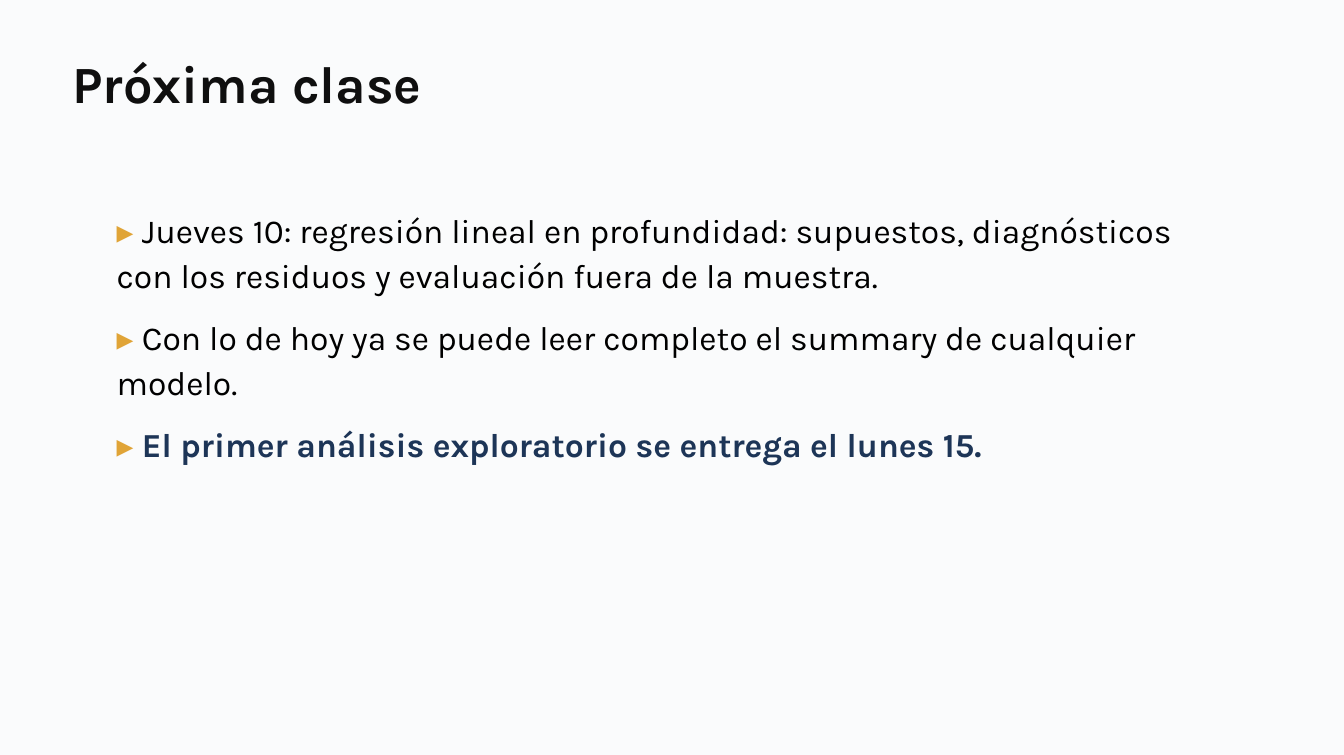
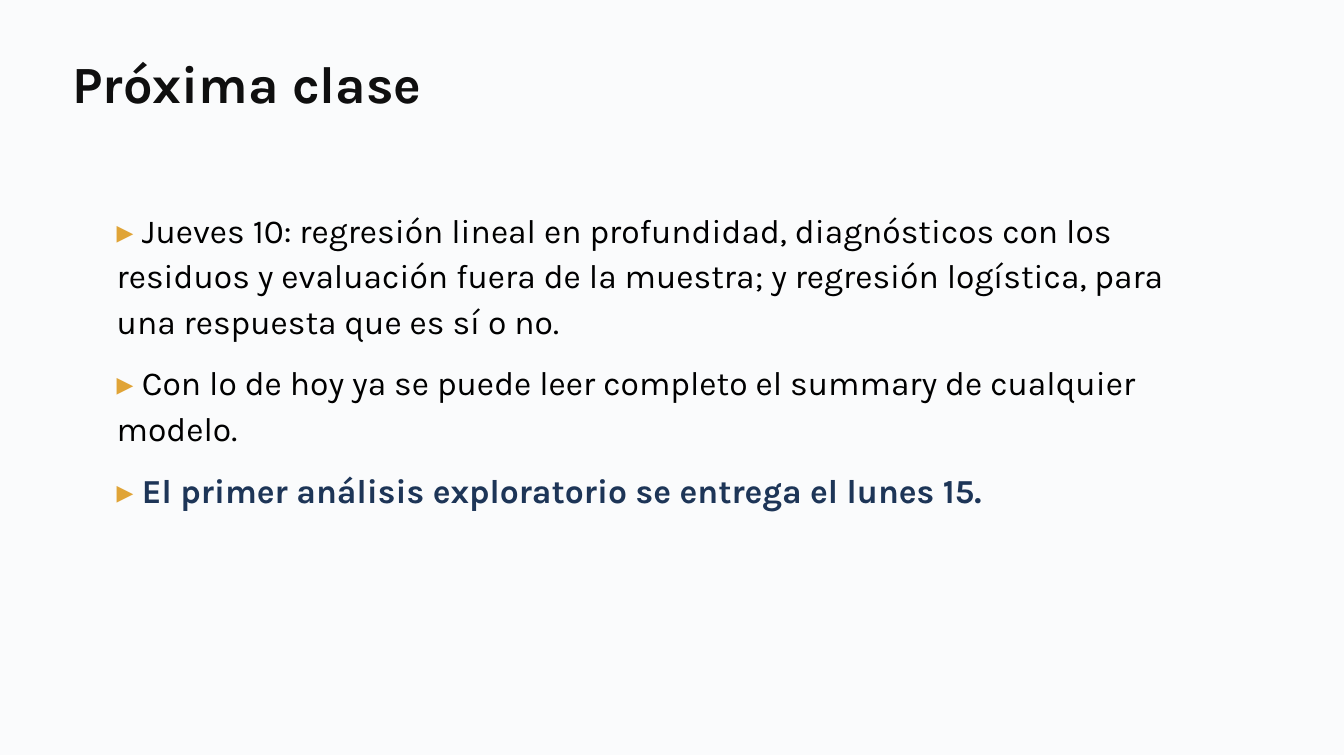
Before and after one commit to daniopitz/diplomado-cdd, a slide deck: slide 47 of presentaciones/clase05_probabilidad_inferencia.pptx (slide 54 before the commit). Drawn at 1344x755 pixels with LibreOffice and Linux fonts; fonts in the diff are those of the drawing. Boxes give left, top, right and bottom in pixels: in the first picture for what was removed or moved away, otherwise in the second. Text is boxed around its words. In the diff, an @@ line names an element or a change of style, - is before the commit and + after.

```diff
--- a/presentaciones/clase05_probabilidad_inferencia.pptx
+++ b/presentaciones/clase05_probabilidad_inferencia.pptx
@@ text at [117,217,1163,342]: text changed @@
-▸ Jueves 10: regresión lineal en profundidad: supuestos, diagnósticos con los residuos y evaluación fuera de la muestra.
+▸ Jueves 10: regresión lineal en profundidad, diagnósticos con los residuos y evaluación fuera de la muestra; y regresión logística, para una respuesta que es sí o no.
```
Also in this commit, not shown: 2 other slides changed, 7 slides removed, 8 other files.
